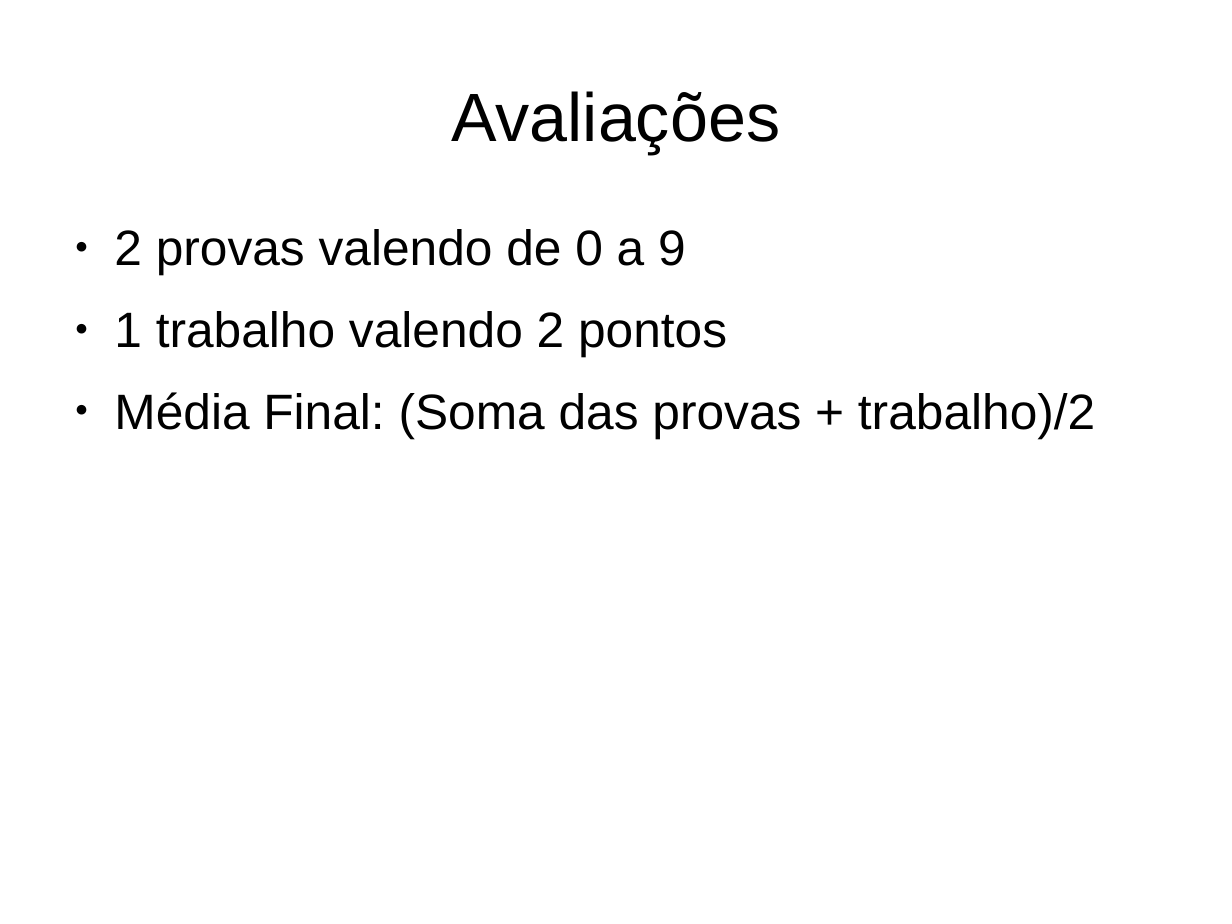
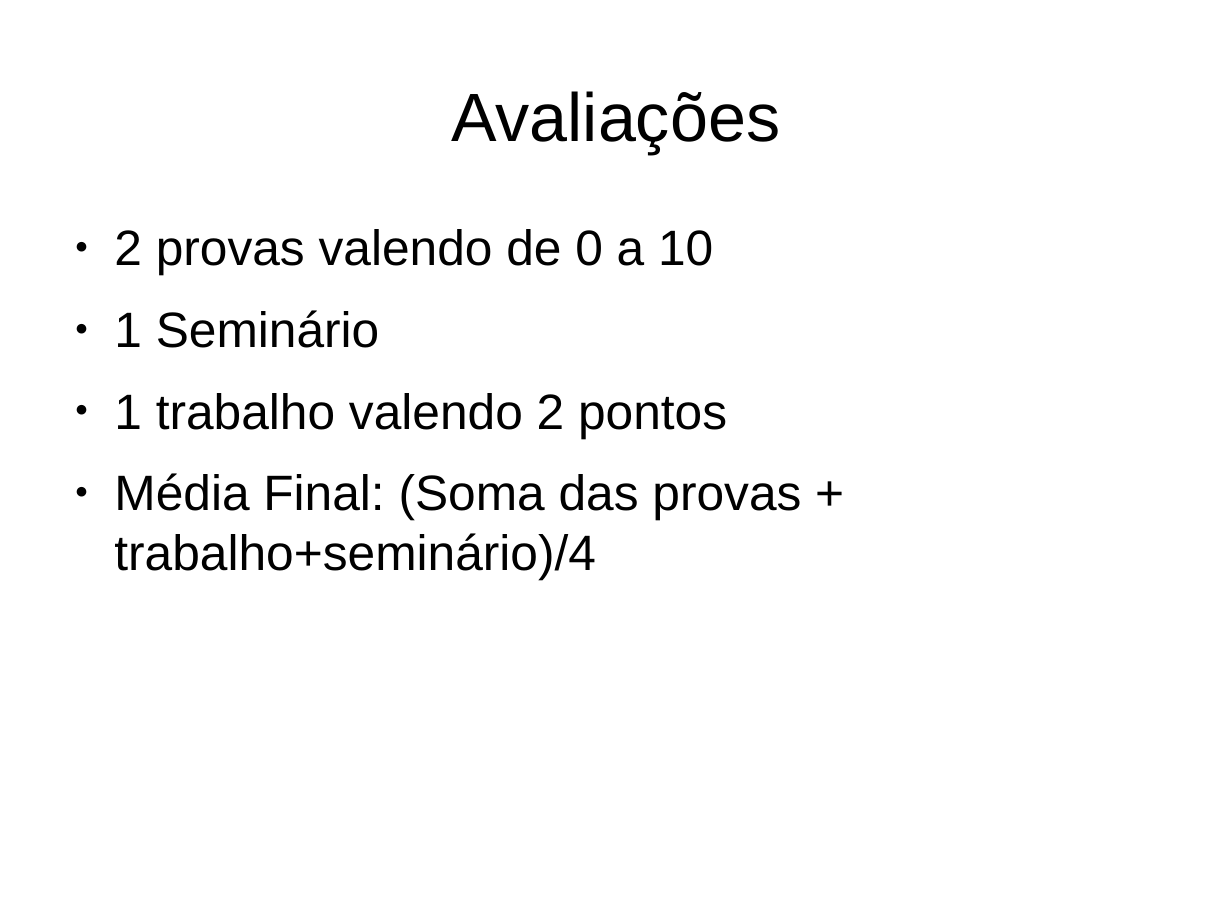
Before and after one commit to jeffersoncarvalho/DSC-2020_1, a slide deck: slide 6 of slides/ben-ari/a01.odp. Drawn at 1232x924 pixels with LibreOffice and Linux fonts; fonts in the diff are those of the drawing. Boxes give left, top, right and bottom in pixels: in the first picture for what was removed or moved away, otherwise in the second. Text is boxed around its words. In the diff, an @@ line names an element or a change of style, - is before the commit and + after.

```diff
--- a/slides/ben-ari/a01.odp
+++ b/slides/ben-ari/a01.odp
@@ text at [114,229,713,348]: text changed @@
-● 2 provas valendo de 0 a 9
+● 2 provas valendo de 0 a 10
+● 1 Seminário
@@ text at [114,473,801,579]: text changed @@
-● Média Final: (Soma das provas + trabalho)/2
+● Média Final: (Soma das provas + trabalho+seminário)/4
```
Also in this commit, not shown: 26 other files.
